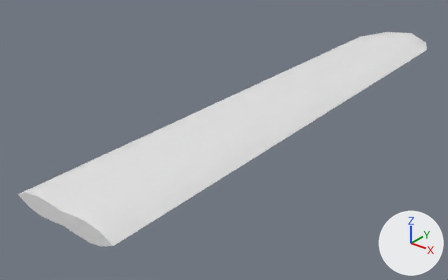
The glTF model godot/assets/waffen/modelle/messerklinge/t1_2.glb, before and after one commit.
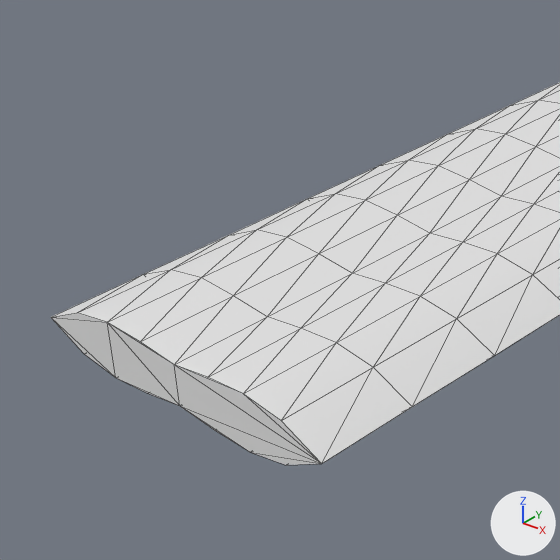
Old and new are each drawn whole from a 50 mm camera at (0.1354, -0.0062, 0.1018) aimed at (-0.0165, 0.1837, -0.0159) and again close up on the part from 0% to 44% of the width and 30% to 100% of the height. Lighting does not change. The marker at lower right points along +X, +Y and +Z. The last two pictures show the newer version. The close-ups show mesh edges as thin lines. Vertices at exactly the same position are counted once.

In view in the first close-up: 'messerklinge_t1_2'.
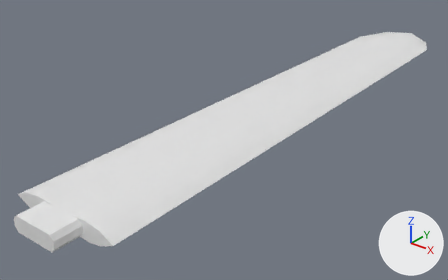
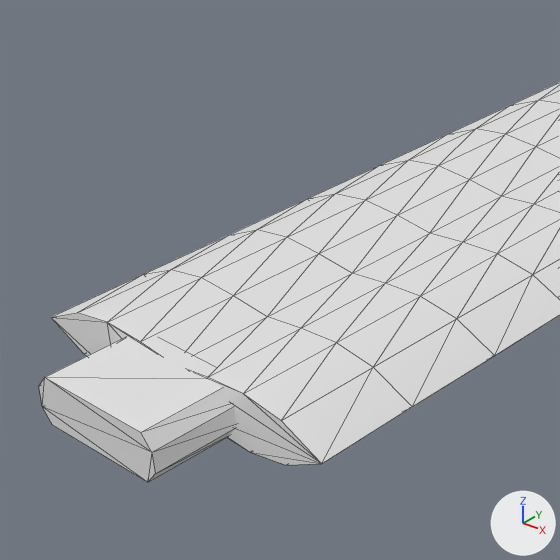
Pixel boxes [x1, y1, x2, y2] of what changed, in the close-ups (560 x 560 px):
'messerklinge_t1_2', reshaped: before [51, 82, 560, 465]; after [39, 82, 560, 482]
part 1 of me_messerklinge_t1_2, added: after [39, 337, 236, 482]

The edits, one by one:
me_messerklinge_t1_2 is used by ob_messerklinge_t1_2; location (0.0, 0.0, 0.0).
me_messerklinge_t1_2 had 321 vertices, 638 faces and spanned x -0.022..0.022, y 0.086..0.338, z -0.004..0.004.
me_messerklinge_t1_2 now has 337 vertices, 666 faces and spans x -0.022..0.022, y 0.076..0.338, z -0.004..0.004.
me_messerklinge_t1_2 part 1: a new loose piece of 16 vertices spanning x -0.009..0.009, y 0.076..0.088, z -0.003..0.003, in mat_klinge (white #e7e7e7).
